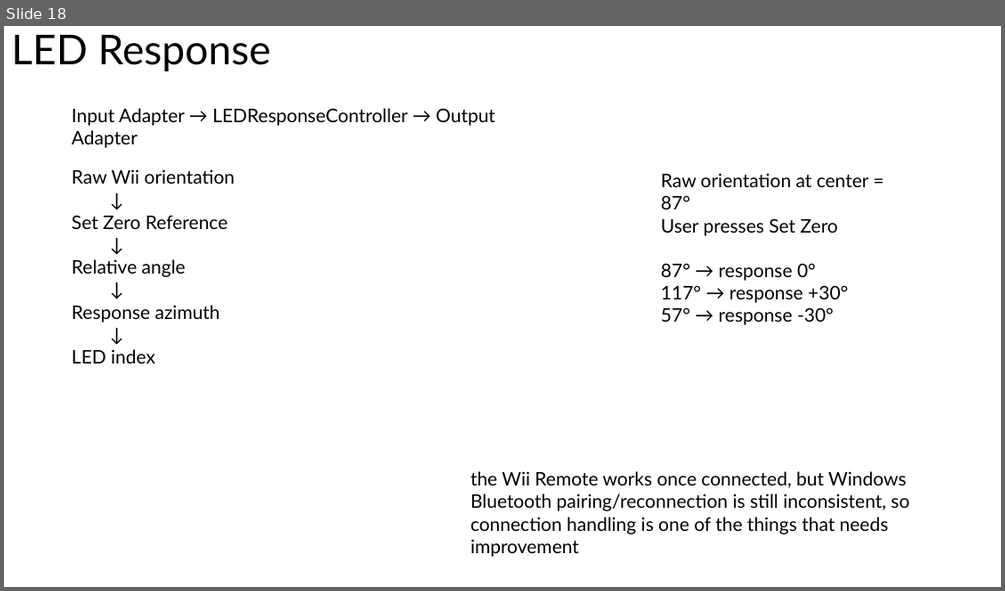
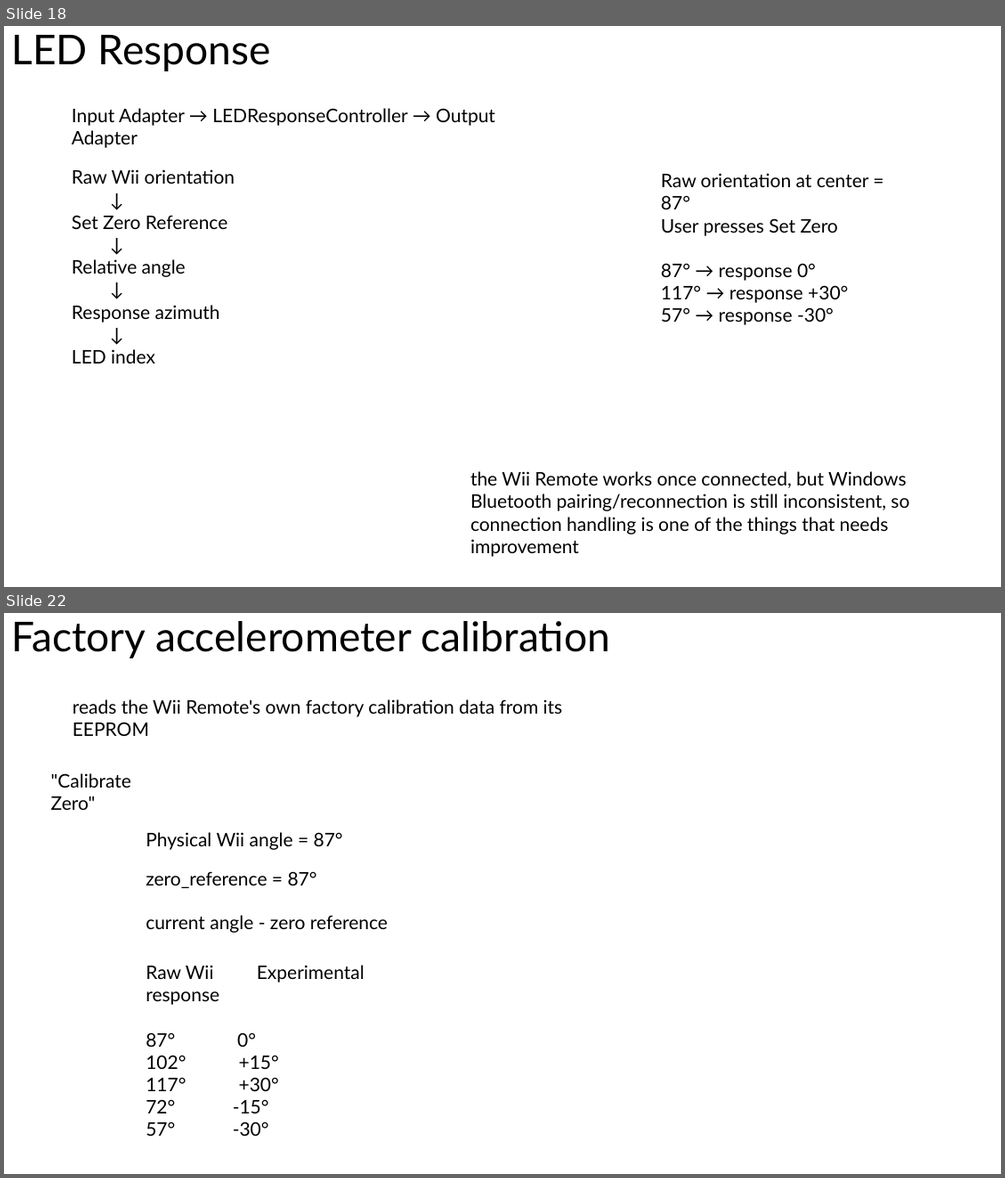
Before and after one commit to Won-Jang/VisualTrackingCore, a slide deck: docs/doc.pptx. Shown one above the other, each under a label of ours: slide 18 before the commit, slides 18 and 22 after it; the slides between them are not shown. The pictures are 1005x591 and 1005x1178 pixels, drawn with LibreOffice and Linux fonts; fonts in the diff are those of the drawing. Boxes give left, top, right and bottom in pixels: in the first picture for what was removed or moved away, otherwise in the second. Text is boxed around its words. In the diff, an @@ line names an element or a change of style, - is before the commit and + after.

```diff
--- a/docs/doc.pptx
+++ b/docs/doc.pptx
@@ slide 22 added at (4, 613, 1001, 1174), background #FFFFFF @@
@@ title added at (11, 621, 610, 658), 39.6 pt, text #000000 @@
+Factory accelerometer calibration
@@ text added at (73, 699, 563, 717), 18 pt, text #000000 @@
+reads the Wii Remote's own factory calibration data from its EEPROM
@@ text added at (51, 773, 131, 810), 18 pt, text #000000 @@
+"Calibrate Zero"
@@ text added at (146, 832, 343, 850), 18 pt, text #000000 @@
+Physical Wii angle = 87°
@@ text added at (146, 871, 317, 888), 18 pt, text #000000 @@
+zero_reference = 87°
@@ text added at (146, 915, 388, 933), 18 pt, text #000000 @@
+current angle - zero reference
@@ text added at (146, 965, 279, 1135), 18 pt, text #000000 @@
+Raw Wii Experimental response
+87° 0°
+102° +15°
+117° +30°
+72° -15°
+57° -30°
```
Also in this commit, not shown: 11 other slides added, 4 slides removed.
